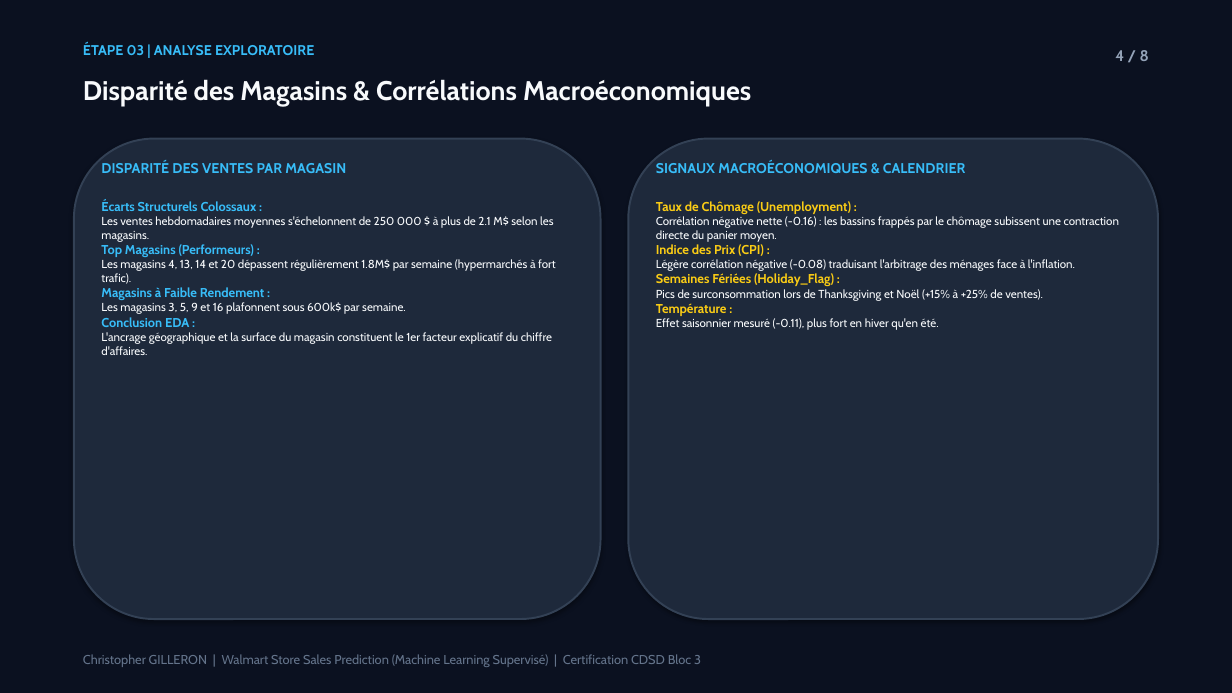
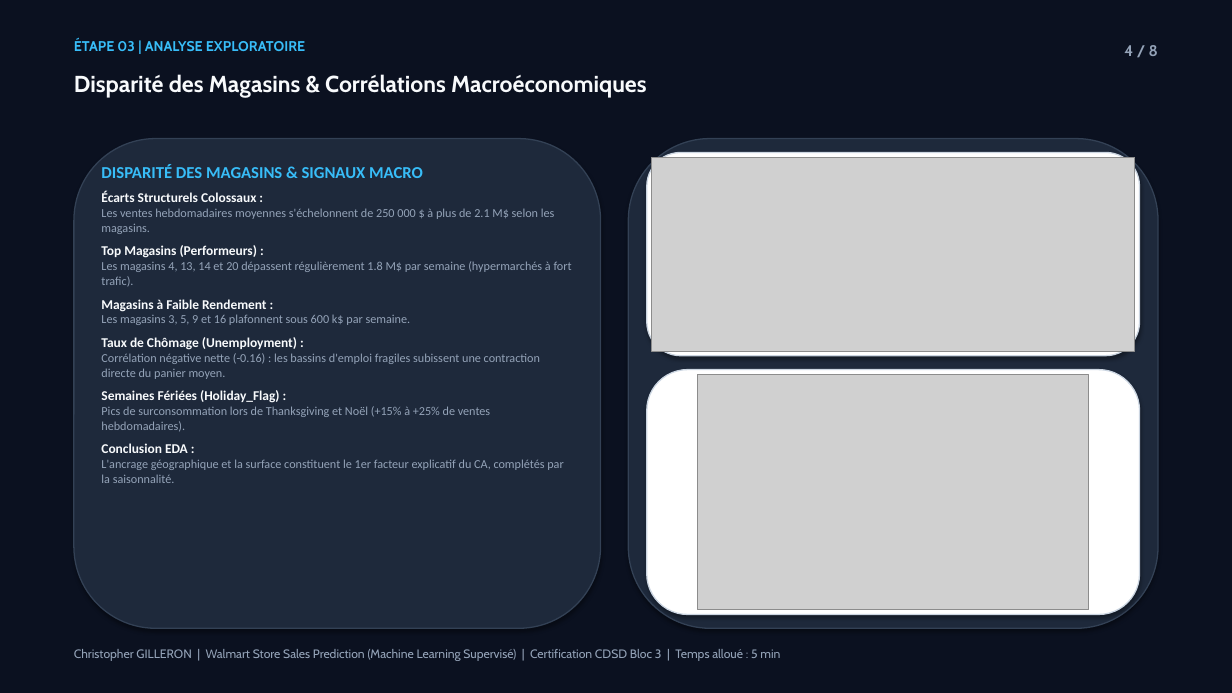
Before and after one commit to Elkristobal59/CERTIFICATION_CDSD, a slide deck: slide 4 of Bloc_3_Machine_Learning/Walmart/Walmart_presentation.pptx. Drawn at 1232x693 pixels with LibreOffice and Linux fonts; fonts in the diff are those of the drawing; grey boxes stand for pictures. Boxes give left, top, right and bottom in pixels: in the first picture for what was removed or moved away, otherwise in the second. Text is boxed around its words. In the diff, an @@ line names an element or a change of style, - is before the commit and + after.

Commit message:
feat(certif): integration des visuels des notebooks dans les pptx Steam, Walmart et North Face (8 slides)

```diff
--- a/Bloc_3_Machine_Learning/Walmart/Walmart_presentation.pptx
+++ b/Bloc_3_Machine_Learning/Walmart/Walmart_presentation.pptx
@@ text "ÉTAPE 03 | ANALYSE EXPLORATOIRE" moved from (x1=83, y1=43, x2=314, y2=55) to (x1=74, y1=38, x2=305, y2=51) @@
@@ text "4 / 8" moved from (x1=1115, y1=50, x2=1149, y2=61) to (x1=1124, y1=45, x2=1158, y2=56) @@
@@ text "Disparité des Magasins & Corrélations ..." at (x1=74, y1=74, x2=647, y2=98): size 21 to 18 pt @@
@@ rounded rectangle resized from (x1=74, y1=139, x2=601, y2=619) to (x1=74, y1=139, x2=601, y2=628) @@
@@ rounded rectangle at (x1=74, y1=139, x2=601, y2=628): outline #334155 1.5 pt to #334155 1 pt @@
@@ rounded rectangle added at (x1=628, y1=139, x2=1158, y2=628), fill #1E293B, outline #334155 1 pt @@
@@ text "DISPARITÉ DES MAGASINS & SIGNAUX ..." moved from (x1=101, y1=200, x2=556, y2=355) to (x1=101, y1=164, x2=572, y2=483) @@
@@ text at (x1=101, y1=164, x2=423, y2=178): paragraph added @@
+DISPARITÉ DES MAGASINS & SIGNAUX MACRO
@@ text removed at (x1=101, y1=161, x2=346, y2=173) @@
-DISPARITÉ DES VENTES PAR MAGASIN
@@ rounded rectangle resized from (x1=628, y1=139, x2=1158, y2=619) to (x1=647, y1=152, x2=1140, y2=356) @@
@@ rounded rectangle at (x1=647, y1=152, x2=1140, y2=356): fill #1E293B to #FFFFFF; outline #334155 1.5 pt to #CBD5E1 1 pt @@
@@ picture added at (x1=652, y1=157, x2=1135, y2=351) @@
@@ text removed at (x1=656, y1=161, x2=965, y2=173) @@
-SIGNAUX MACROÉCONOMIQUES & CALENDRIER
@@ text at (x1=101, y1=191, x2=555, y2=453): size 10 to 10.5 pt, text colour #38BDF8 to #F8FAFC in "Écarts Structurels Colossaux :", "Top Magasins (Performeurs) :", "Magasins à Faible Rendement :", "Conclusion EDA :"; font Cabin to Calibri in "Écarts Structurels Colossaux :", "Les ventes hebdomadaires moyennes s'échelonnent de 250 ...", "Top Magasins (Performeurs) :", "Magasins à Faible Rendement :" and 1 more places; size 9 to 9.5 pt, text colour #F8FAFC to #94A3B8 in "Les ventes hebdomadaires moyennes s'échelonnent de 250 ..."; more space between paragraphs @@
@@ text removed at (x1=656, y1=201, x2=1119, y2=330) @@
-Taux de Chômage (Unemployment) :
-Corrélation négative nette (-0.16) : les bassins frappés par le chômage subissent une contraction directe du panier moyen.
-Indice des Prix (CPI) :
-Légère corrélation négative (-0.08) traduisant l'arbitrage des ménages face à l'inflation.
-Semaines Fériées (Holiday_Flag) :
-Pics de surconsommation lors de Thanksgiving et Noël (+15% à +25% de ventes).
-Température :
-Effet saisonnier mesuré (-0.11), plus fort en hiver qu'en été.
@@ text at (x1=101, y1=261, x2=572, y2=286): text changed; size 9 to 9.5 pt; font Cabin to Calibri; text colour #F8FAFC to #94A3B8 @@
-Les magasins 4, 13, 14 et 20 dépassent régulièrement 1.8M$ par semaine (hypermarchés à fort trafic).
+Les magasins 4, 13, 14 et 20 dépassent régulièrement 1.8 M$ par semaine (hypermarchés à fort trafic).
@@ text at (x1=101, y1=314, x2=540, y2=432): text changed; size 9 to 9.5 pt; font Cabin to Calibri; text colour #F8FAFC to #94A3B8 @@
-Les magasins 3, 5, 9 et 16 plafonnent sous 600k$ par semaine.
+Les magasins 3, 5, 9 et 16 plafonnent sous 600 k$ par semaine.
+Taux de Chômage (Unemployment) :
+Corrélation négative nette (-0.16) : les bassins d'emploi fragiles subissent une contraction directe du panier moyen.
+Semaines Fériées (Holiday_Flag) :
+Pics de surconsommation lors de Thanksgiving et Noël (+15% à +25% de ventes hebdomadaires).
@@ rounded rectangle added at (x1=647, y1=370, x2=1140, y2=615), fill #FFFFFF, outline #CBD5E1 1 pt @@
@@ picture added at (x1=698, y1=374, x2=1089, y2=610) @@
@@ text at (x1=101, y1=459, x2=563, y2=483): text changed; size 9 to 9.5 pt; font Cabin to Calibri; text colour #F8FAFC to #94A3B8 @@
-L'ancrage géographique et la surface du magasin constituent le 1er facteur explicatif du chiffre d'affaires.
+L'ancrage géographique et la surface constituent le 1er facteur explicatif du CA, complétés par la saisonnalité.
@@ text at (x1=74, y1=649, x2=780, y2=661): text changed; size 10 to 9.5 pt; text colour #64748B to #94A3B8 @@
-Christopher GILLERON | Walmart Store Sales Prediction (Machine Learning Supervisé) | Certification CDSD Bloc 3
+Christopher GILLERON | Walmart Store Sales Prediction (Machine Learning Supervisé) | Certification CDSD Bloc 3 | Temps alloué : 5 min
```
Also in this commit, not shown: 7 other slides changed, 5 other files.
